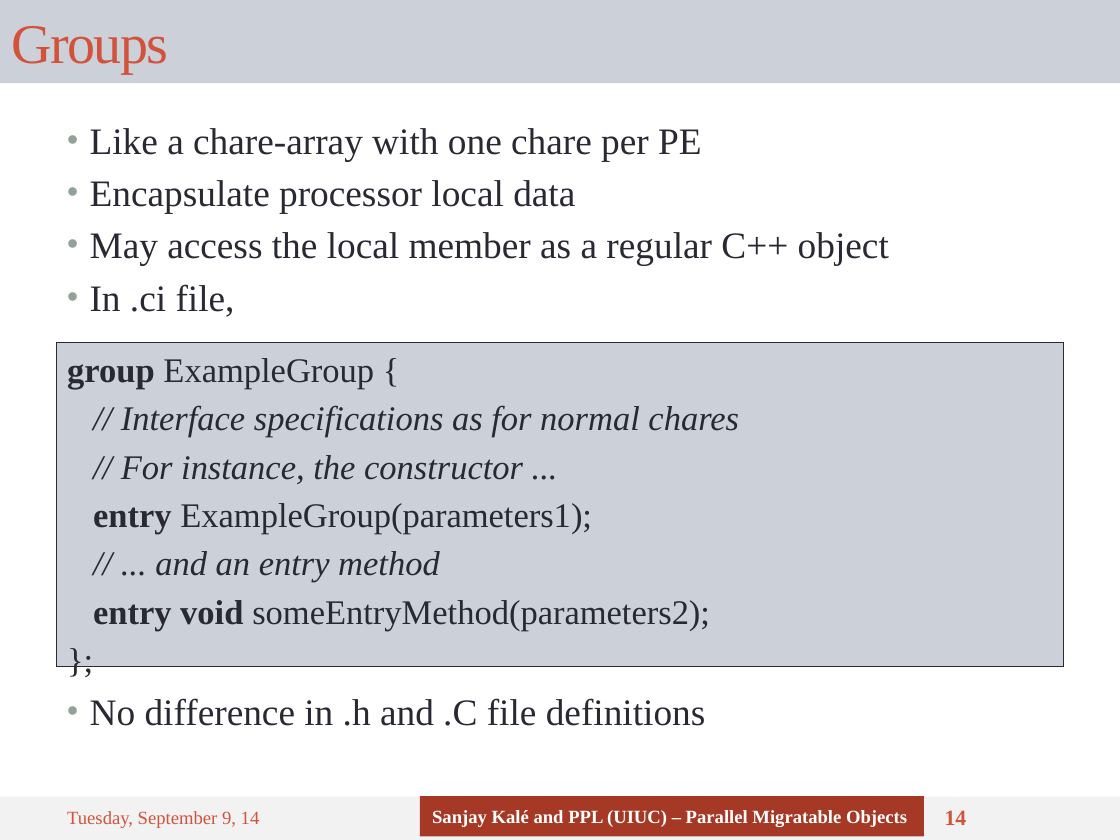
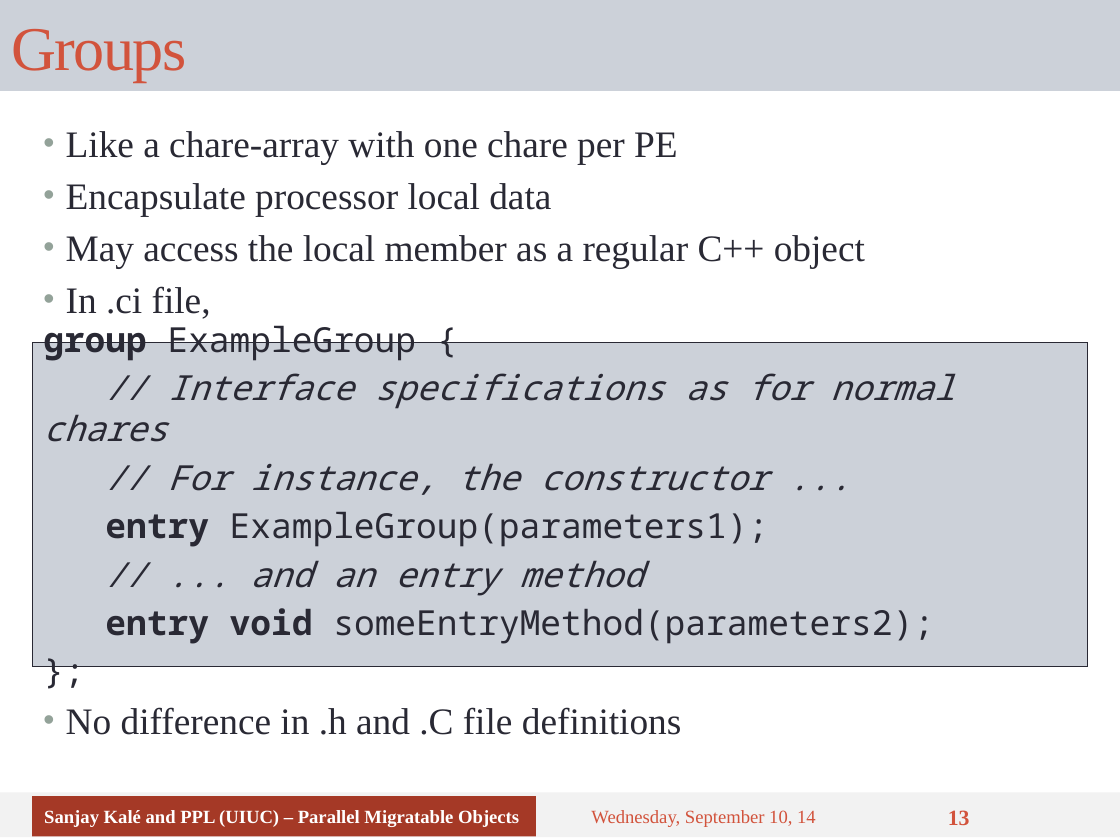
Before and after one commit to UIUC-PPL/charm_tutorial, a slide deck: slide 13 of tutorial-12-debugging-13-optimization.pptx (slide 14 before the commit). Drawn at 1120x840 pixels with LibreOffice and Linux fonts; fonts in the diff are those of the drawing. Boxes give left, top, right and bottom in pixels: in the first picture for what was removed or moved away, otherwise in the second. Text is boxed around its words. In the diff, an @@ line names an element or a change of style, - is before the commit and + after.

```diff
--- a/tutorial-12-debugging-13-optimization.pptx
+++ b/tutorial-12-debugging-13-optimization.pptx
@@ title "Groups": place and size @@
-title "Groups" at [0, 0, 1120, 83]
+title "Groups" at [0, 0, 1120, 91]
@@ title "Groups" at [0, 0, 1120, 91]: size 36 to 40 pt @@
@@ text "Like a chare-array with one ...": place and size @@
-text "Like a chare-array with one ..." at [90, 128, 889, 317]
+text "Like a chare-array with one ..." at [66, 131, 865, 319]
@@ text "Like a chare-array with one ..." at [66, 131, 865, 319]: vertical alignment top to middle @@
@@ text "group ExampleGroup {": place and size @@
-text "group ExampleGroup {" at [56, 343, 1064, 666]
+text "group ExampleGroup {" at [32, 343, 1088, 666]
@@ text "group ExampleGroup {" at [32, 343, 1088, 666]: font Times New Roman to Noto Sans Mono; vertical alignment top to middle @@
@@ text "No difference in .h and ..." at [66, 707, 682, 735]: vertical alignment top to middle @@
@@ text "No difference in .h and ...": place and size @@
-text "No difference in .h and ..." at [90, 698, 706, 726]
+text "No difference in .h and ..." at [66, 707, 682, 735]
@@ rectangle: place and size @@
-rectangle at [0, 797, 1120, 840]
+rectangle at [0, 793, 1120, 838]
@@ rectangle "Sanjay Kalé and PPL (UIUC) ...": place and size @@
-rectangle "Sanjay Kalé and PPL (UIUC) ..." at [420, 796, 924, 837]
+rectangle "Sanjay Kalé and PPL (UIUC) ..." at [32, 796, 536, 837]
@@ text at [591, 810, 816, 827]: text changed @@
-Tuesday, September 9, 14
+Wednesday, September 10, 14
@@ page number at [948, 810, 970, 825]: text changed @@
-14
+13
```
Also in this commit, not shown: 20 other slides changed, 1 slide removed.
